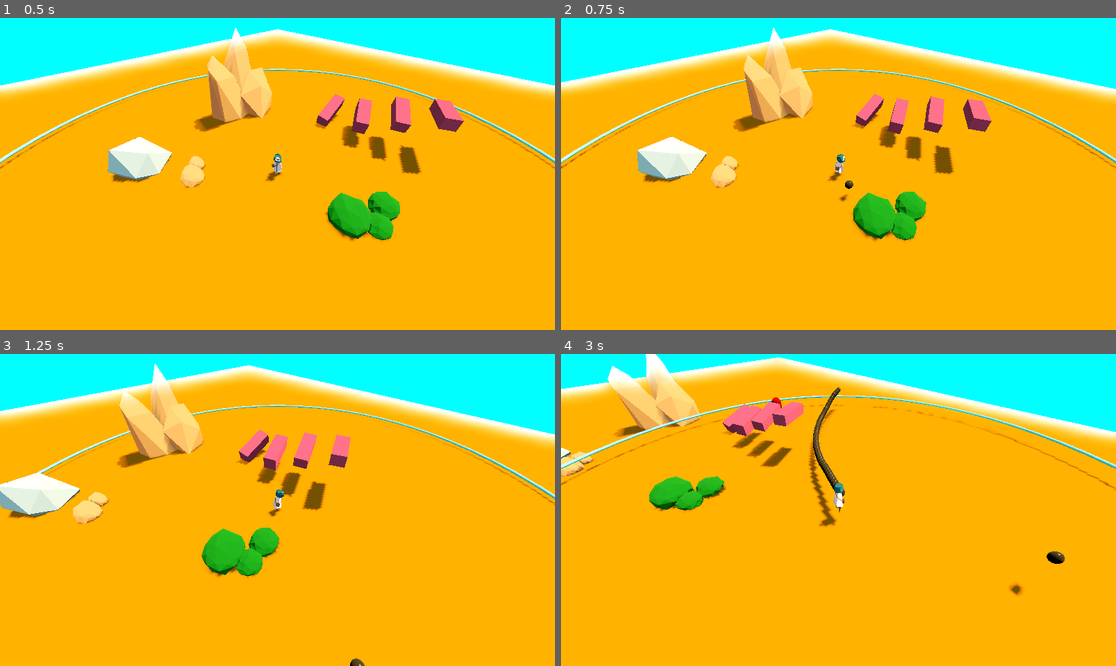
Above: before the commit, frames 1-4 (two rows, left to right).
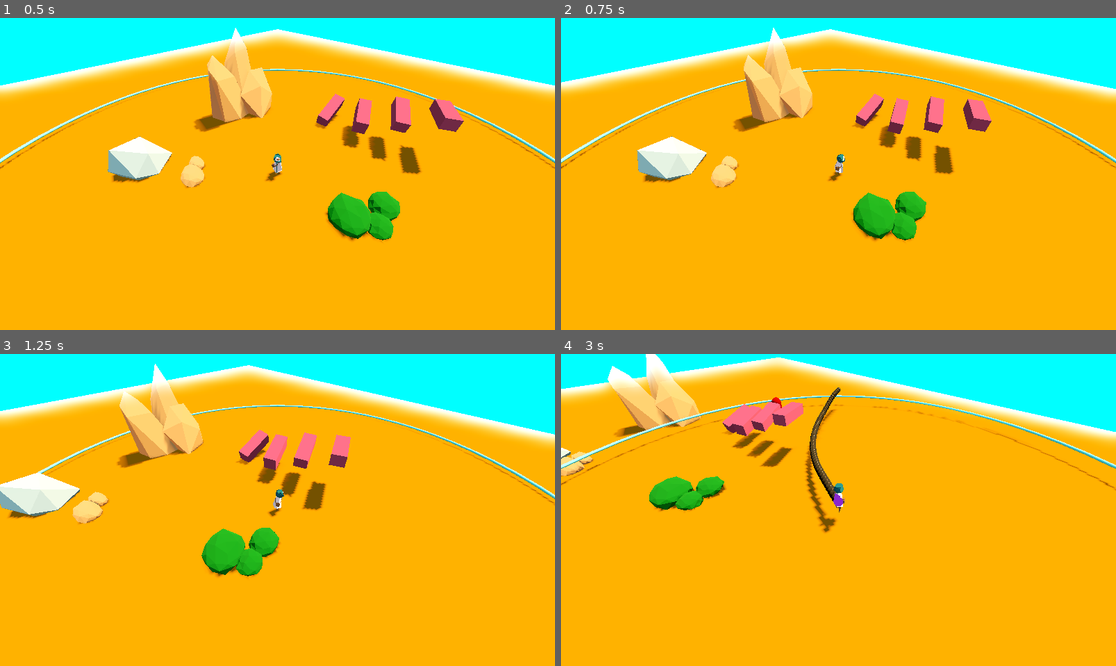
Above: after the commit, the same moments.

Repository: DeepRestGames/EcoDungeon
Game: Godot game, scene res://scenes/PrototypeScene_Weapons_01.tscn
Two runs of this game, one before a commit and one after it. Both use one fixed random seed, a clock stepped at 60 frames per second and the inputs below. A sky picture missing from this copy of the repository is replaced by a grey-blue gradient.
Inputs (mouse positions are in pixels of both pictures, inside the frame that each line leads up to):
- Up to frame 1 (0.5 s): no input
- Up to frame 2 (0.75 s): tap Enter at 0.5 s; move the mouse to (960, 158) at 0.52 s; hold D (move_right) from 0.53 s (still down); click (960, 158) at 0.6 s
- Up to frame 3 (1.25 s): keep holding D (move_right)
- Up to frame 4 (3 s): move the mouse to (727, 525) at 1.27 s; release D (move_right) at 1.28 s; hold S (move_down) 1.28-2.03 s; click (727, 525) at 1.35 s; move the mouse to (894, 441) at 2.02 s; hold D (move_right) 2.03-2.78 s; tap Space (spacebar) at 2.1 s; click (894, 441) at 2.3 s; move the mouse to (810, 572) at 2.77 s; hold W (move_up) from 2.78 s (still down); tap Mouse wheel up (zoom_in) at 2.85 s

Frame 1 is identical in both runs. In frame 2, less than 0.1% of the frame differs, in the area x 50-53%, y 52-59%; in frame 3, less than 0.1%; in frame 4, 1.2%, in the area x 43-91%, y 11-78%.

Commit message:
Removed input-shooting

Diff:
--- a/project.godot
+++ b/project.godot
@@ -60,12 +60,6 @@
 "events": [Object(InputEventMouseButton,"resource_local_to_scene":false,"resource_name":"","device":-1,"window_id":0,"a …(262 unchanged characters)…
 ]
 }
-shoot={
-"deadzone": 0.5,
-"events": [Object(InputEventMouseButton,"resource_local_to_scene":false,"resource_name":"","device":-1,"window_id":0,"alt_pressed":false,"shift_pressed":false,"ctrl_pressed":false,"meta_pressed":false,"button_mask":1,"position":Vector2(271, 8),"global_position":Vector2(277, 70),"factor":1.0,"button_index":1,"canceled":false,"pressed":true,"double_click":false,"script":null)
-, Object(InputEventKey,"resource_local_to_scene":false,"resource_name":"","device":-1,"window_id":0,"alt_pressed":false,"shift_pressed":false,"ctrl_pressed":false,"meta_pressed":false,"pressed":false,"keycode":0,"physical_keycode":70,"key_label":0,"unicode":102,"echo":false,"script":null)
-]
-}
 
 [layer_names]
 
--- a/scenes/Player.tscn
+++ b/scenes/Player.tscn
@@ -363,6 +363,9 @@
 collision_mask = 5
 script = ExtResource("1_pk6wu")
 
+[node name="BulletOrigin" type="Node3D" parent="."]
+transform = Transform3D(0.142025, 0, 0, 0, 0.142025, 0, 0, 0, 0.142025, -0.00188389, 1.02749, 0.409681)
+
 [node name="PlayerModel" type="Node3D" parent="."]
 transform = Transform3D(1, 0, 0, 0, 1, 0, 0, 0, 1, -0.00188389, 0, 0.0103669)
 
@@ -396,7 +399,7 @@
 bones/3/rest = Transform3D(1, 0, 0, 0, 1, 0, 0, 0, 1, 0, 1.78706, 0)
 bones/3/enabled = true
 bones/3/position = Vector3(0, 1.78706, 0)
-bones/3/rotation = Quaternion(-0.0425719, 0.00856343, 0.0129506, 0.998973)
+bones/3/rotation = Quaternion(0.0267508, 2.84445e-25, 6.86837e-18, 0.999642)
 bones/3/scale = Vector3(1, 1, 1)
 bones/4/name = "upperleg.L"
 bones/4/parent = 0
@@ -504,12 +507,6 @@
 surface_material_override/1 = ExtResource("4_b7ysj")
 surface_material_override/2 = ExtResource("3_ugebt")
 
-[node name="BulletOrigin" type="Node3D" parent="PlayerModel/Armature/Skeleton3D"]
-transform = Transform3D(1, 0, 0, 0, 1, 0, 0, 0, 1, 0, 2.5629, 2.81158)
-
-[node name="BulletTo" type="Node3D" parent="PlayerModel/Armature/Skeleton3D/BulletOrigin"]
-transform = Transform3D(1, 0, 0, 0, 1, 0, 0, 0, 1, 0, 0, 5)
-
 [node name="AnimationTree" type="AnimationTree" parent="PlayerModel"]
 libraries = {
 "": SubResource("AnimationLibrary_krws2")
@@ -537,10 +534,5 @@
 near = 0.001
 far = 150.0
 
-[node name="FireCooldown" type="Timer" parent="."]
-wait_time = 0.4
-one_shot = true
-autostart = true
-
 [node name="BaseWeapon" parent="." node_paths=PackedStringArray("player") instance=ExtResource("7_ls78v")]
 player = NodePath("..")
--- a/scenes/Projectile.tscn
+++ b/scenes/Projectile.tscn
@@ -18,7 +18,7 @@
 
 [node name="Projectile" type="CharacterBody3D"]
 collision_layer = 16
-collision_mask = 4
+collision_mask = 13
 script = ExtResource("1_noppo")
 
 [node name="CollisionShape3D" type="CollisionShape3D" parent="."]
--- a/scenes/PrototypeScene_Weapons_01.tscn
+++ b/scenes/PrototypeScene_Weapons_01.tscn
@@ -112,6 +112,7 @@
 
 [node name="StaticBody3D" type="StaticBody3D" parent="NavigationRegion3D/240519_bush_bubbly_01"]
 transform = Transform3D(1, 0, 0, 0, 1, 0, 0, 0, 1, -0.139098, -0.5, 0.0519748)
+collision_layer = 9
 
 [node name="CollisionShape3D" type="CollisionShape3D" parent="NavigationRegion3D/240519_bush_bubbly_01/StaticBody3D"]
 transform = Transform3D(1, 0, 0, 0, 1, 0, 0, 0, 1, 0.143517, 0.752829, 0.0440035)
--- a/scenes/weapons/BaseWeapon.tscn
+++ b/scenes/weapons/BaseWeapon.tscn
@@ -36,4 +36,9 @@
 transform = Transform3D(1, 0, 0, 0, 1, 0, 0, 0, 1, 0, 0.368022, 0)
 mesh = SubResource("TorusMesh_ghhmf")
 
+[node name="FireCooldown" type="Timer" parent="."]
+wait_time = 0.4
+one_shot = true
+autostart = true
+
 [connection signal="found_enemies" from="WeaponRangeArea" to="." method="_on_weapon_range_area_found_enemies"]
--- a/scripts/Player.gd
+++ b/scripts/Player.gd
@@ -19,6 +19,8 @@
 # --- Animation variables ---
 # Rotation
 @onready var player_model = $PlayerModel
+@onready var bullet_origin = $BulletOrigin
+
 var orientation = Transform3D()
 const ROTATION_INTERPOLATE_SPEED = 8
 # Animate
@@ -28,10 +30,10 @@
 const MOTION_INTERPOLATE_SPEED = 10
 
 # --- Shooting variables ---
-@onready var fire_cooldown = $FireCooldown
-@onready var shoot_from = player_model.get_node("Armature/Skeleton3D/BulletOrigin")
-@onready var shoot_to = player_model.get_node("Armature/Skeleton3D/BulletOrigin/BulletTo")
-@onready var bullet_instance = preload("res://scenes/Projectile.tscn")
+#@onready var fire_cooldown = $FireCooldown
+#@onready var shoot_from = player_model.get_node("Armature/Skeleton3D/BulletOrigin")
+#@onready var shoot_to = player_model.get_node("Armature/Skeleton3D/BulletOrigin/BulletTo")
+#@onready var bullet_instance = preload("res://scenes/Projectile.tscn")
 
 # ------------------------------------
 # Get the gravity from the project settings to be synced with RigidBody nodes.
@@ -61,6 +63,7 @@
 		_zoom(delta)
 
 	# Gradually reset damage cooldown after getting hit
+	# TODO: is this correct here? Use timer instead
 	if damage_cooldown_time_counter > 0:
 		damage_cooldown_time_counter -= delta
 
@@ -99,15 +102,15 @@
 		_animate(ANIMATIONS.WALK, delta)
 
 	# --- Shooting ---
-	if Input.is_action_just_pressed("shoot"):
-		var shoot_origin = shoot_from.global_transform.origin
-		var shoot_dir = shoot_to.global_transform.origin
-		# Spawn and shoot bullet
-		var bullet = bullet_instance.instantiate()
-		get_parent().add_child(bullet, true)
-		bullet.global_transform.origin = shoot_origin
-		bullet.look_at(shoot_dir, Vector3.UP)
-		bullet.add_collision_exception_with(self)
+	#if Input.is_action_just_pressed("shoot"):
+		#var shoot_origin = shoot_from.global_transform.origin
+		#var shoot_dir = shoot_to.global_transform.origin
+		## Spawn and shoot bullet
+		#var bullet = bullet_instance.instantiate()
+		#get_parent().add_child(bullet, true)
+		#bullet.global_transform.origin = shoot_origin
+		#bullet.look_at(shoot_dir, Vector3.UP)
+		#bullet.add_collision_exception_with(self)
 
 	#if enemies_in_range:
 		#shoot
@@ -129,8 +132,8 @@
 			var new_blend: float = min(current_blend + delta*MOTION_INTERPOLATE_SPEED, 1)
 			animation_tree["parameters/Idle2Walk/blend_amount"] = new_blend
 
-func _shoot():
-	fire_cooldown.start()
+#func _shoot():
+	#fire_cooldown.start()
 	#sound_effect_shoot.play()
 
 
--- a/scripts/weapons/BaseWeapon.gd
+++ b/scripts/weapons/BaseWeapon.gd
@@ -33,11 +33,10 @@
 
 
 func _on_weapon_range_area_found_enemies(enemy_pos):
-	var shoot_origin = player.shoot_from.global_transform.origin
-
+	var shoot_origin = player.bullet_origin.global_transform.origin
 	# Spawn and shoot bullet
 	var bullet = bullet_instance.instantiate()
 	get_parent().add_child(bullet, true)
 	bullet.global_transform.origin = shoot_origin
 	bullet.look_at(enemy_pos, Vector3.UP)
-	#bullet.add_collision_exception_with(self)
+	fire_cooldown.start()
